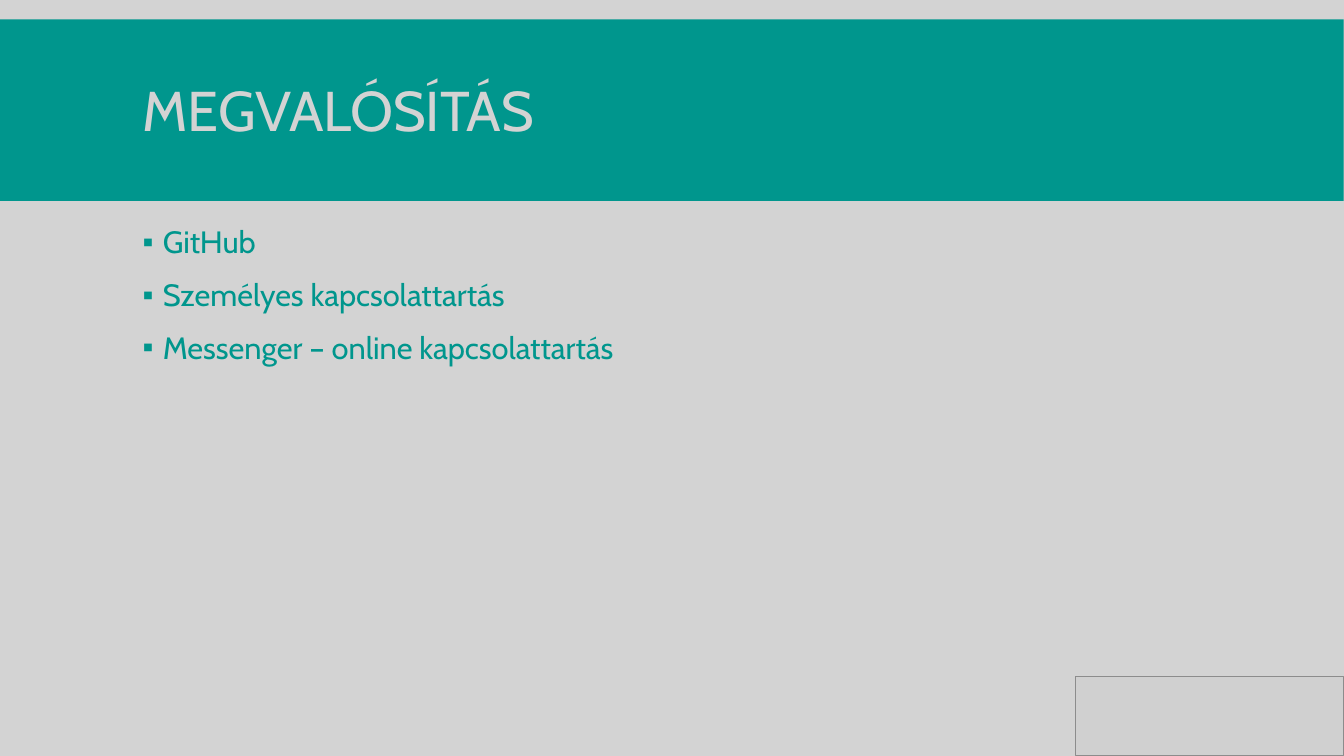
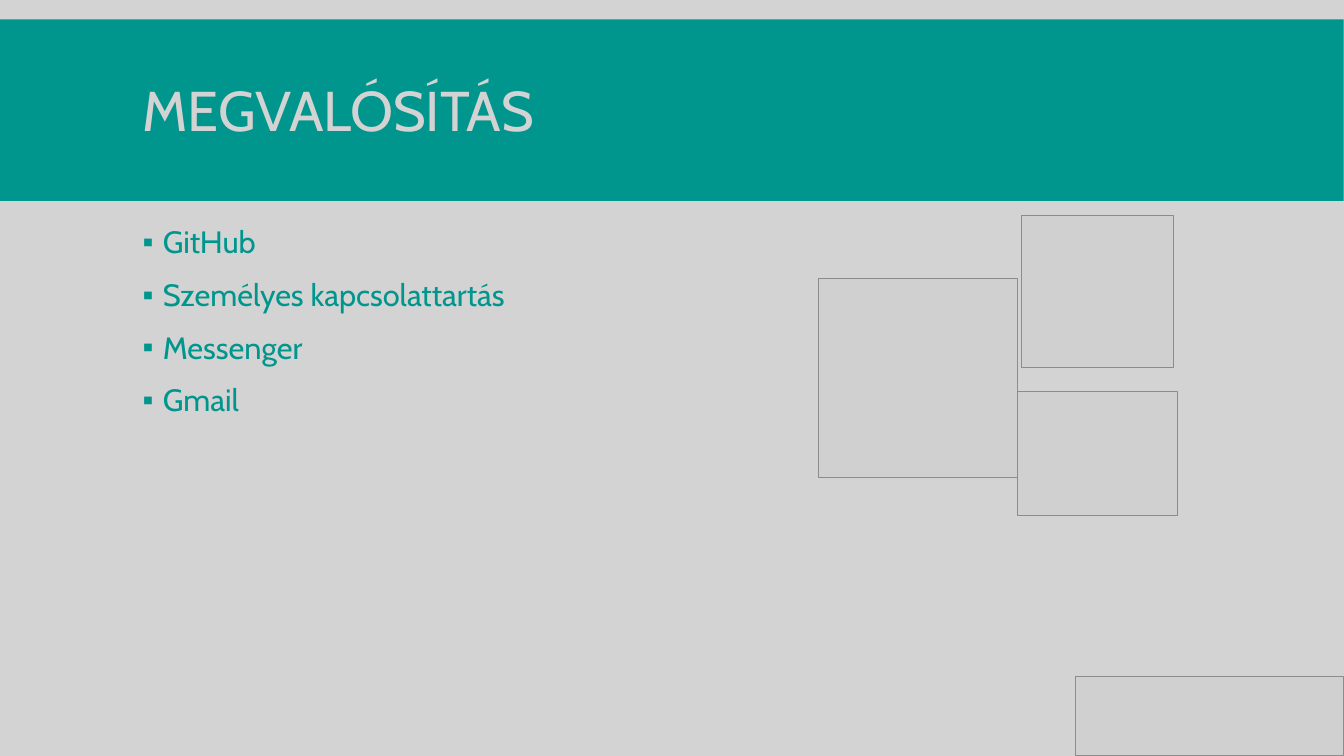
Before and after one commit to Decse1/13_S1_7_vizsgaremek, a slide deck: slide 7 of szerkesztendo_dokumentumok/prezentacio_REKA.pptx (slide 6 before the commit). Drawn at 1344x756 pixels with LibreOffice and Linux fonts; fonts in the diff are those of the drawing; grey boxes stand for pictures. Boxes give left, top, right and bottom in pixels: in the first picture for what was removed or moved away, otherwise in the second. Text is boxed around its words. In the diff, an @@ line names an element or a change of style, - is before the commit and + after.

```diff
--- a/szerkesztendo_dokumentumok/prezentacio_REKA.pptx
+++ b/szerkesztendo_dokumentumok/prezentacio_REKA.pptx
@@ picture added at (1022, 216, 1174, 367) @@
@@ picture added at (819, 279, 1017, 478) @@
@@ text at (163, 337, 303, 412): text changed @@
-▪ Messenger – online kapcsolattartás
+▪ Messenger
+▪ Gmail
@@ picture added at (1017, 391, 1179, 515) @@
```
Also in this commit, not shown: 7 other slides changed, 2 slides added, 1 slide removed.
